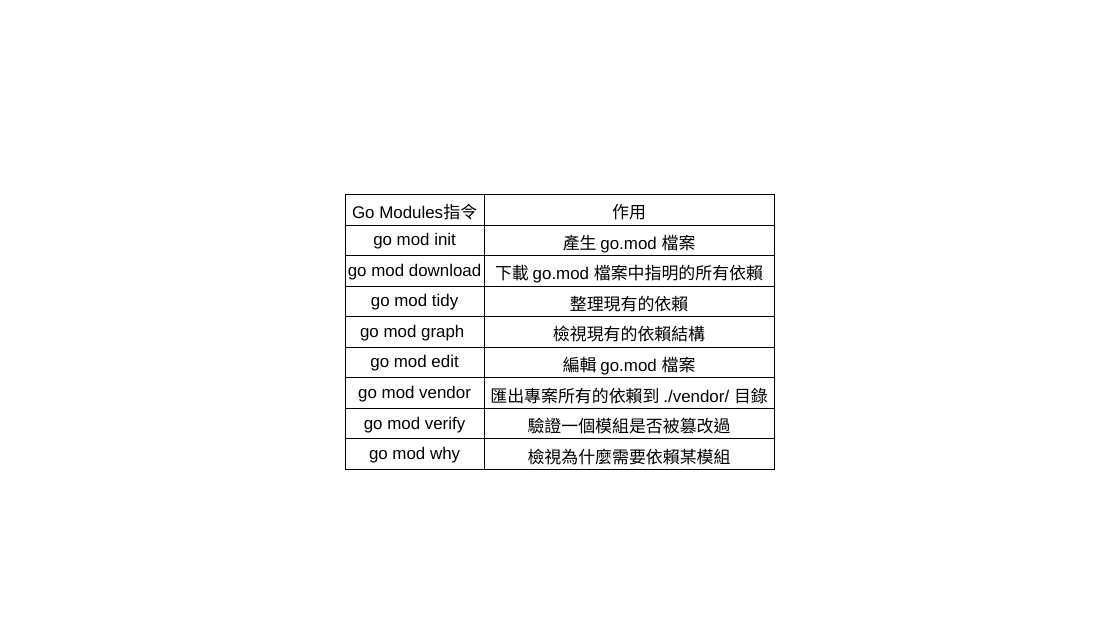
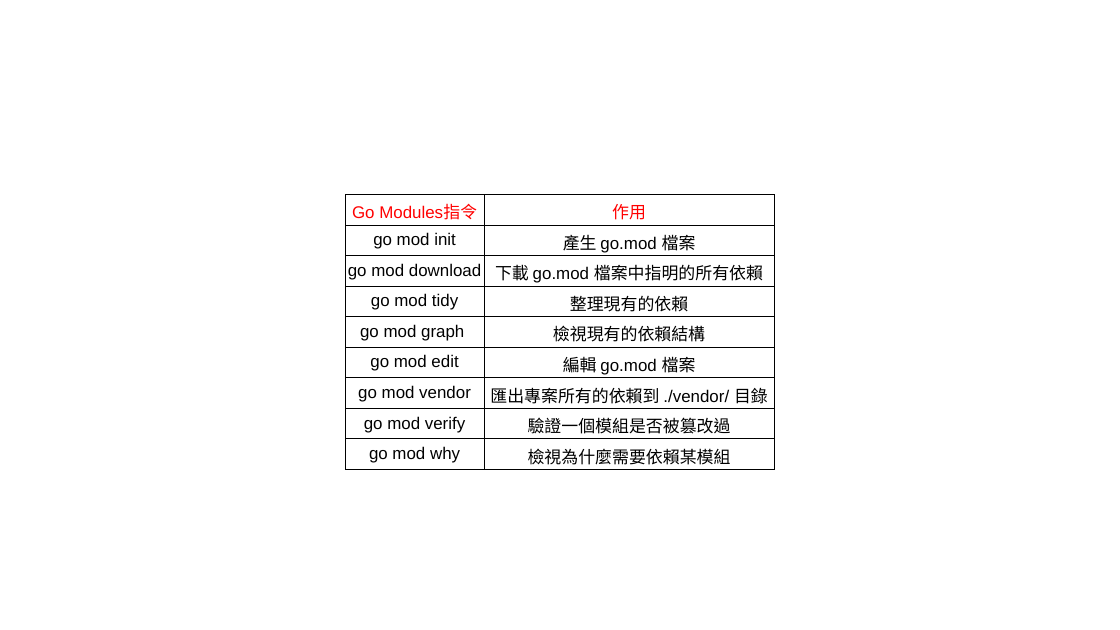
Before and after one commit to oneleo/golang-cht, a slide deck: slide 3 of images/images.odp. Drawn at 1120x630 pixels with LibreOffice and Linux fonts; fonts in the diff are those of the drawing. Boxes give left, top, right and bottom in pixels: in the first picture for what was removed or moved away, otherwise in the second. Text is boxed around its words. In the diff, an @@ line names an element or a change of style, - is before the commit and + after.

```diff
--- a/images/images.odp
+++ b/images/images.odp
@@ table at bbox=[346, 194, 774, 469] @@
@@ text colour #000000 to #FF0000 in "Go Modules指令", "作用" @@
```
Also in this commit, not shown: 3 other slides changed, 2 slides added, 7 other files.
